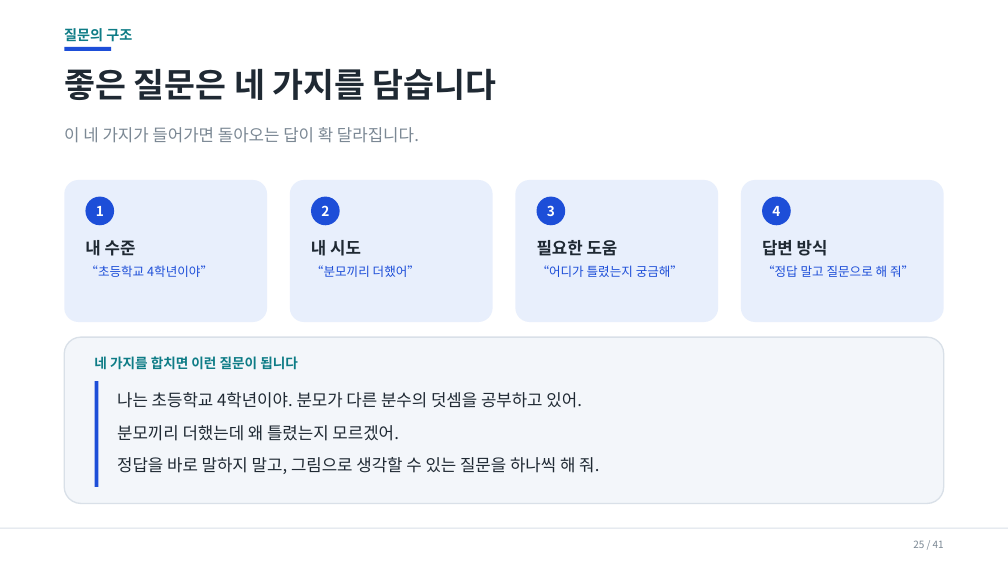
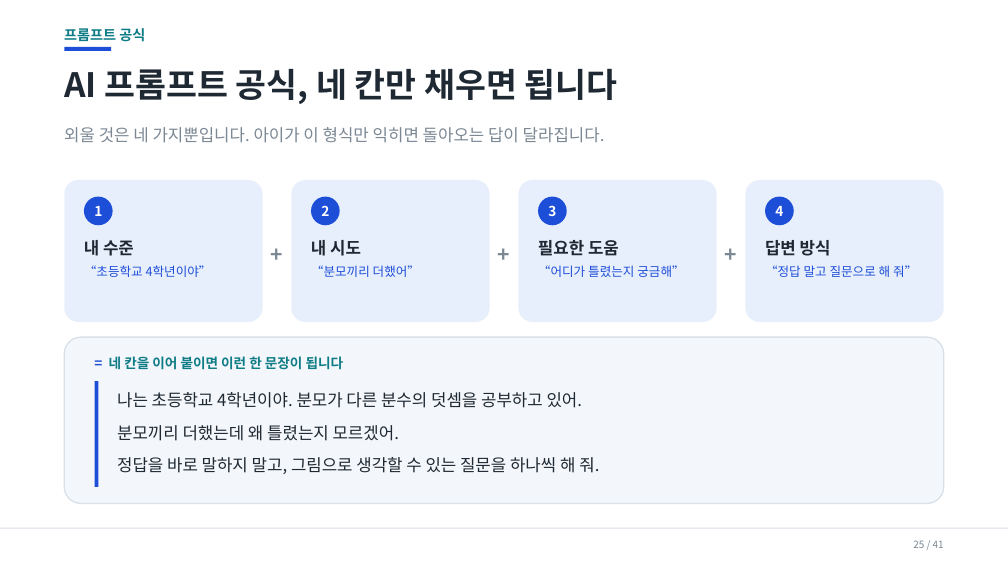
Before and after one commit to superynr/-, a slide deck: slide 25 of parent-ai-training/AI시대_학부모연수_20260917.pptx. Drawn at 1008x567 pixels with LibreOffice and Linux fonts; fonts in the diff are those of the drawing. Boxes give left, top, right and bottom in pixels: in the first picture for what was removed or moved away, otherwise in the second. Text is boxed around its words. In the diff, an @@ line names an element or a change of style, - is before the commit and + after.

```diff
--- a/parent-ai-training/AI시대_학부모연수_20260917.pptx
+++ b/parent-ai-training/AI시대_학부모연수_20260917.pptx
@@ text at (x1=64, y1=28, x2=145, y2=42): text changed @@
-질문의 구조
+프롬프트 공식
@@ text at (x1=64, y1=68, x2=618, y2=104): text changed @@
-좋은 질문은 네 가지를 담습니다
+AI 프롬프트 공식, 네 칸만 채우면 됩니다
@@ text at (x1=64, y1=127, x2=605, y2=143): text changed @@
-이 네 가지가 들어가면 돌아오는 답이 확 달라집니다.
+외울 것은 네 가지뿐입니다. 아이가 이 형식만 익히면 돌아오는 답이 달라집니다.
@@ rounded rectangle resized from (x1=64, y1=180, x2=267, y2=322) to (x1=64, y1=180, x2=262, y2=322) @@
@@ rounded rectangle resized from (x1=741, y1=180, x2=944, y2=322) to (x1=746, y1=180, x2=944, y2=322) @@
@@ text added at (x1=262, y1=237, x2=291, y2=265), 20 pt, text #7B8894, bold @@
++
@@ text added at (x1=490, y1=237, x2=519, y2=265), 20 pt, text #7B8894, bold @@
++
@@ text added at (x1=717, y1=237, x2=746, y2=265), 20 pt, text #7B8894, bold @@
++
@@ text at (x1=109, y1=356, x2=344, y2=370): text changed @@
-네 가지를 합치면 이런 질문이 됩니다
+= 네 칸을 이어 붙이면 이런 한 문장이 됩니다
```
Also in this commit, not shown: 1 other slide changed, 4 other files.
